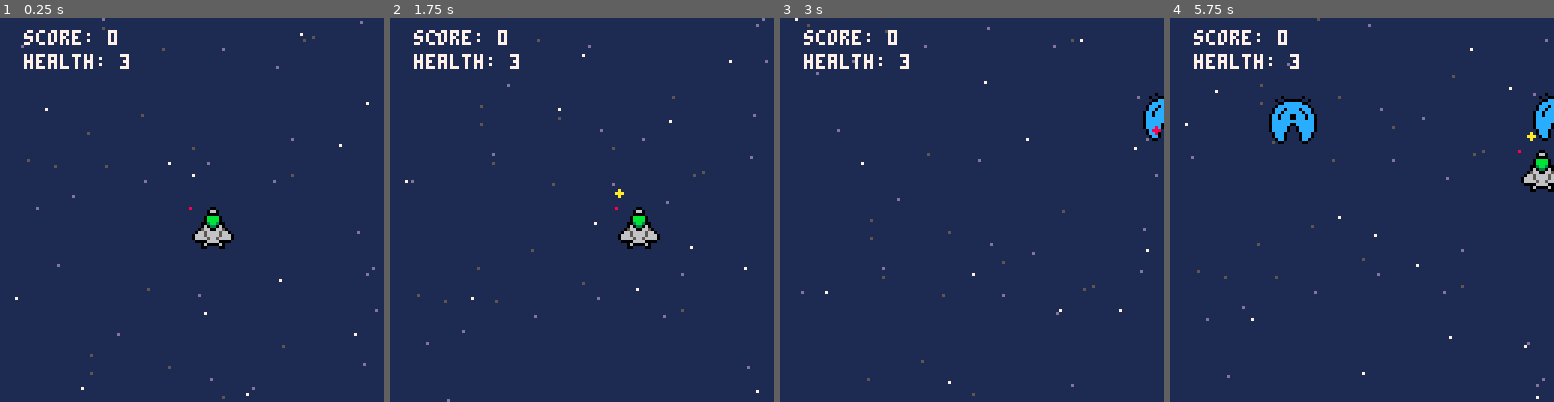
Above: before the commit, frames 1-4 (left to right).
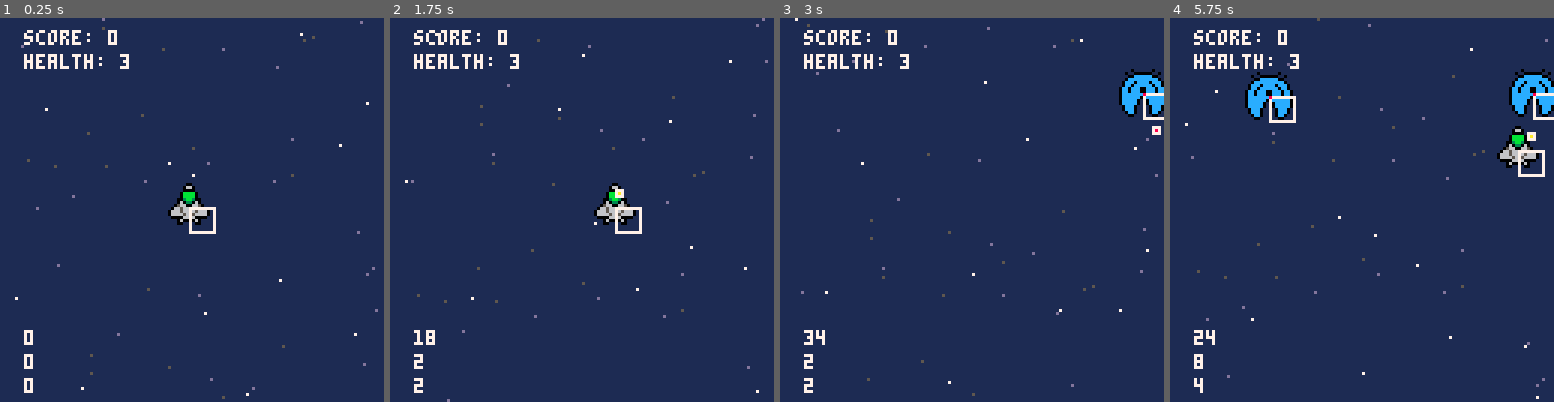
Above: after the commit, the same moments.

Repository: djc5627/pico8-first-game
Game: PICO-8 cartridge first_game.p8
Two runs of this game, one before a commit and one after it. Both use one fixed random seed, a clock stepped at 60 frames per second and the inputs below.
Inputs:
- Up to frame 1 (0.25 s): no input
- Up to frame 2 (1.75 s): tap X (X key) at 0.33, 1.07 s; tap O (Z key) at 0.7, 1.7 s; hold Right from 1.6 s (still down)
- Up to frame 3 (3 s): tap X (X key) at 1.85, 2.97 s; release Right at 2.1 s; tap O (Z key) at 2.1, 2.5, 2.9 s; hold Up 2.15-2.42 s; hold Right from 2.47 s (still down)
- Up to frame 4 (5.75 s): release Right at 3.03 s; hold Left 3.08-3.58 s; tap O (Z key) every 0.4 s from 3.3 to 5.7 s; hold Down 3.63-3.97 s; hold Right 4.02-4.68 s; tap X (X key) at 4.08, 5.2 s; hold Up 4.73-5.03 s; hold Left 5.08-5.68 s; hold Down from 5.73 s (still down)

The runs differ from the first frame. In frame 1, 1.6% of the frame differs, in the area x 6-61%, y 42-98%; in frame 2, 1.6%; in frame 3, 1.6%; in frame 4, 5.0%, in the area x 6-100%, y 13-98%.

Commit message:
Add sprite offsets to center coordinates.

Diff:
--- a/src/enemy.lua
+++ b/src/enemy.lua
@@ -16,6 +16,7 @@
         if global.debug then
             rect(x, y, x+width, y+width, 7)
         end
+        pset(x, y, 8)
     end,
 
     shoot = function(_ENV)
--- a/src/main.lua
+++ b/src/main.lua
@@ -24,7 +24,7 @@
 
 game_states = {"playing", "game_over"}
 state = "playing"
-debug = false
+debug = true
 
 
 function _init()
--- a/src/player.lua
+++ b/src/player.lua
@@ -92,6 +92,9 @@
     _draw_sprite(1, p_x, p_y)
     print("health: "..p_health, 8, 12, 7)
     pset(p_x, p_y, 8)
+    if global.debug then
+        rect(p_x, p_y, p_x+p_width, p_y+p_height, 7)
+    end
 end
 
 function _handle_player_death()
--- a/src/sprite.lua
+++ b/src/sprite.lua
@@ -9,9 +9,9 @@
 --]]
 
 sprites = {
-    {0, 0, 8, 16, true}, -- 1) Player
-    {8, 0, 8, 16, true}, -- 2) Enemy1
-    {16, 0, 8, 16, true} -- 3) Enemy2
+    {0, 0, 8, 16, true, 8, 8}, -- 1) Player
+    {8, 0, 8, 16, true, 8, 8}, -- 2) Enemy1
+    {16, 0, 8, 16, true, 8, 8} -- 3) Enemy2
 }
 
 function _draw_sprite(index, x, y)
@@ -22,8 +22,8 @@
         sprite[2],
         sprite[3],
         sprite[4],
-        x,
-        y,
+        x - sprite[6],
+        y - sprite[7],
         sprite[3],
         sprite[4],
         false,
@@ -37,8 +37,8 @@
                 sprite[2],
                 sprite[3],
                 sprite[4],
-                x + sprite[3],
-                y,
+                x  - sprite[6] + sprite[3],
+                y - sprite[7],
                 sprite[3],
                 sprite[4],
                 true,
